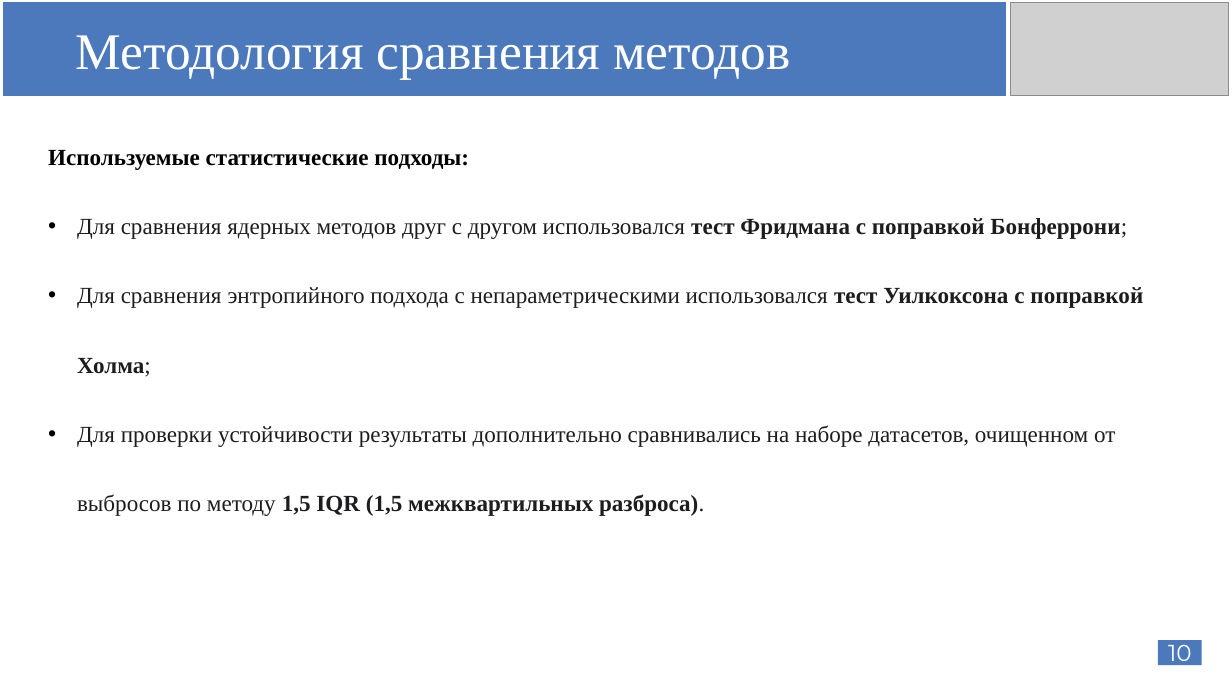
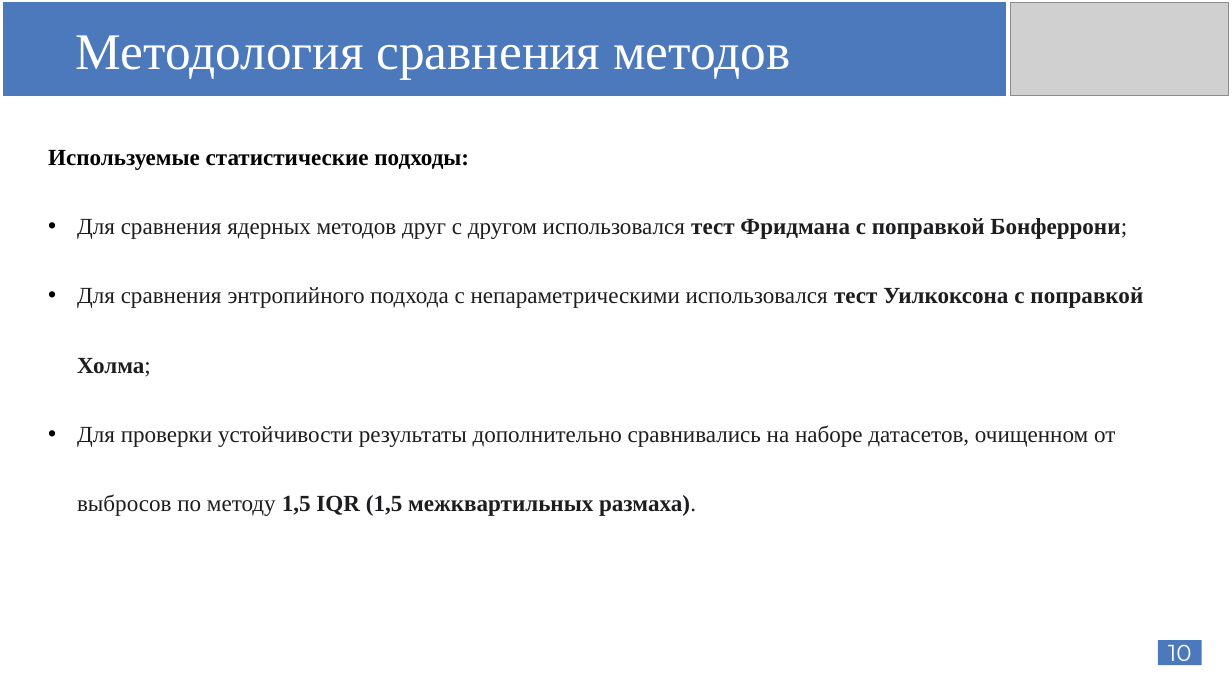
Before and after one commit to AnfimovAleksandr/mag_diploma, a slide deck: slide 10 of Защита диплома/Anfimov_diplom_shablon.pptx. Drawn at 1232x693 pixels with LibreOffice and Linux fonts; fonts in the diff are those of the drawing; grey boxes stand for pictures. Boxes give left, top, right and bottom in pixels: in the first picture for what was removed or moved away, otherwise in the second. Text is boxed around its words. In the diff, an @@ line names an element or a change of style, - is before the commit and + after.

```diff
--- a/Защита диплома/Anfimov_diplom_shablon.pptx
+++ b/Защита диплома/Anfimov_diplom_shablon.pptx
@@ text at (x1=77, y1=425, x2=1115, y2=516): text changed @@
-• Для проверки устойчивости результаты дополнительно сравнивались на наборе датасетов, очищенном от выбросов по методу 1,5 IQR (1,5 межквартильных разброса).
+• Для проверки устойчивости результаты дополнительно сравнивались на наборе датасетов, очищенном от выбросов по методу 1,5 IQR (1,5 межквартильных размаха).
```
Also in this commit, not shown: 10 other slides changed, 16 slides added, 38 other files.
